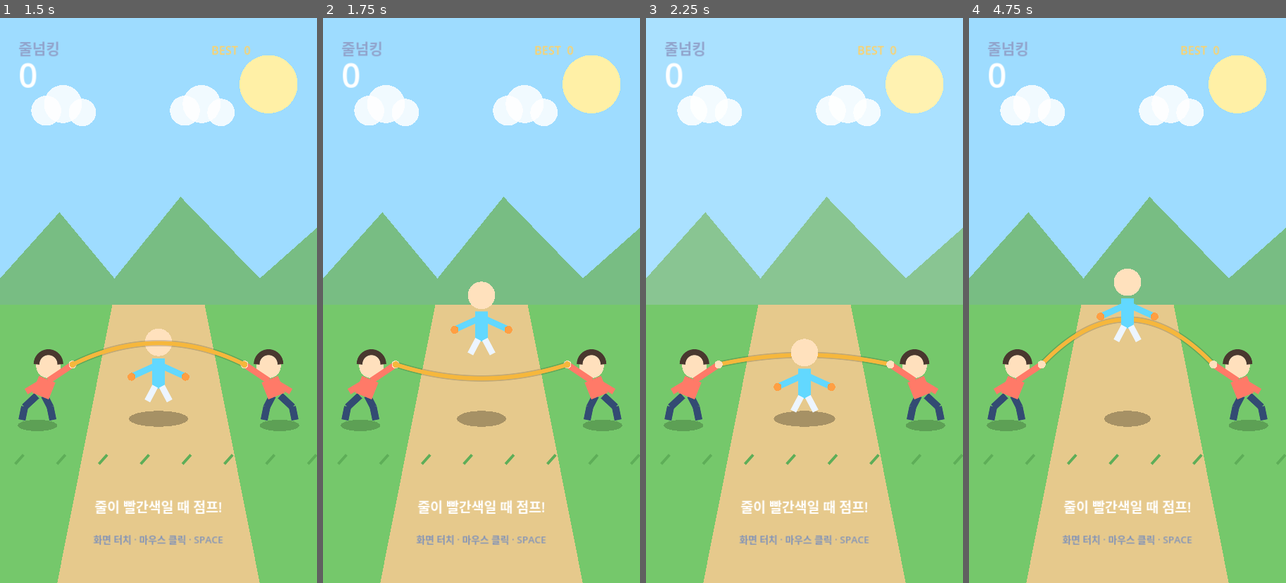
Above: before the commit, frames 1-4 (left to right).
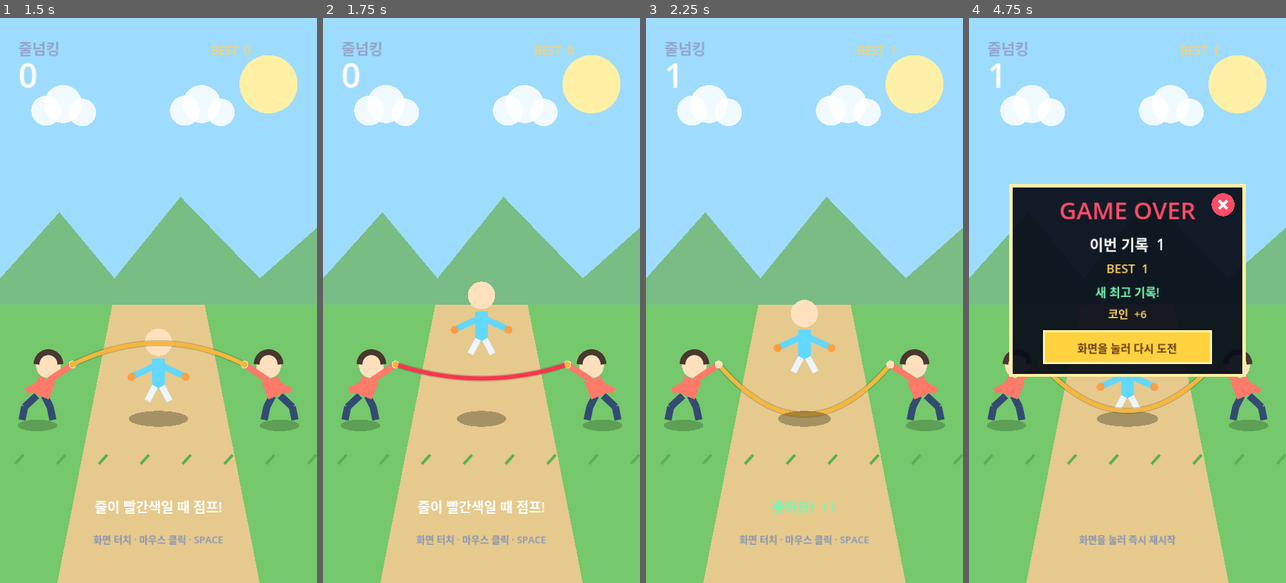
Above: after the commit, the same moments.

Repository: eunchan4490-star/Rope-King
Game: Godot game, scene res://main.tscn
Same seed, same stepped clock (60 frames per second), same inputs: the game is played once before the commit and once after it.
Inputs (mouse positions are in pixels of both pictures, inside the frame that each line leads up to):
- Up to frame 1 (1.5 s): tap Enter at 0.5 s; move the mouse to (228, 272) at 0.52 s; hold Space (jump) 0.53-1.28 s; click (228, 272) at 0.67 s; move the mouse to (95, 328) at 1.27 s; tap Space (jump) at 1.35 s; click (95, 328) at 1.42 s
- Up to frame 2 (1.75 s): tap Space (jump) at 1.52 s
- Up to frame 3 (2.25 s): tap Space (jump) at 1.82 s; move the mouse to (836, 176) at 2.02 s; hold Space (jump) from 2.03 s (still down); click (836, 176) at 2.17 s
- Up to frame 4 (4.75 s): move the mouse to (1111, 413) at 2.77 s; release Space (jump) at 2.78 s; tap Space (jump) at 2.85, 3.02, 3.32, 4.35, 4.52 s; click (1111, 413) at 2.92 s; move the mouse to (1222, 385) at 3.52 s; hold Space (jump) 3.53-4.28 s; click (1222, 385) at 3.67 s; move the mouse to (1032, 215) at 4.27 s; click (1032, 215) at 4.42 s

Frame 1 is identical in both runs. In frame 2, 0.4% of the frame differs, in the area x 23-77%, y 61-65%; in frame 3, 3.4%; in frame 4, 27%, in the area x 6-88%, y 4-94%.

Commit message:
fix: show rope contact before game over

Diff:
--- a/scripts/main.gd
+++ b/scripts/main.gd
@@ -1,6 +1,6 @@
 extends Node2D
 
-enum GameState { TITLE, PLAYING, GAME_OVER }
+enum GameState { TITLE, PLAYING, HIT, GAME_OVER }
 
 const DESIGN_SIZE := Vector2(720.0, 1280.0)
 const PLAYER_X := 360.0
@@ -9,13 +9,15 @@
 const LEFT_HAND := Vector2(165.0, 785.0)
 const RIGHT_HAND := Vector2(555.0, 785.0)
 const ROPE_SWING_RADIUS := 115.0
-const ROPE_CROSSING_ANGLE := 1.38
+const ROPE_CROSSING_ANGLE := 1.15
+const HIT_REVEAL_SECONDS := 0.42
 const DEFAULT_PLAYER_SPRITE_PATH := "res://assets/player/player.png"
 const DEFAULT_BALANCE := preload("res://resources/balance/default_balance.tres")
 const START_BUTTON_RECT := Rect2(165.0, 955.0, 390.0, 135.0)
 const CHARACTER_BUTTON_RECT := Rect2(25.0, 1130.0, 210.0, 115.0)
 const UPGRADE_BUTTON_RECT := Rect2(255.0, 1130.0, 210.0, 115.0)
 const SETTINGS_BUTTON_RECT := Rect2(485.0, 1130.0, 210.0, 115.0)
+const GAME_OVER_CLOSE_RECT := Rect2(548.0, 394.0, 58.0, 58.0)
 
 @export_group("Player Sprite")
 @export var player_sprite: Texture2D
@@ -49,6 +51,7 @@
 var run_coins_earned := 0
 var total_runs := 0
 var total_success := 0
+var hit_reveal_time := 0.0
 
 
 func _ready() -> void:
@@ -78,6 +81,10 @@
 				accepting_input = true
 		if _angle_crossed(previous_rope_angle, rope_angle, ROPE_CROSSING_ANGLE):
 			_resolve_rope_crossing()
+	elif game_state == GameState.HIT:
+		hit_reveal_time -= delta
+		if hit_reveal_time <= 0.0:
+			game_state = GameState.GAME_OVER
 	if flash_time > 0.0:
 		flash_time -= delta
 	queue_redraw()
@@ -92,6 +99,12 @@
 	elif event is InputEventMouseButton:
 		pointer_position = event.position
 	if pressed:
+		if game_state == GameState.GAME_OVER and pointer_position.x >= 0.0:
+			var game_over_position := _screen_to_design(pointer_position)
+			if GAME_OVER_CLOSE_RECT.has_point(game_over_position):
+				_return_to_main()
+				get_viewport().set_input_as_handled()
+				return
 		if game_state == GameState.TITLE and pointer_position.x >= 0.0:
 			var design_position := _screen_to_design(pointer_position)
 			if CHARACTER_BUTTON_RECT.has_point(design_position):
@@ -118,6 +131,8 @@
 
 
 func attempt_jump() -> void:
+	if game_state == GameState.HIT:
+		return
 	if game_state != GameState.PLAYING:
 		_start_game()
 		return
@@ -131,7 +146,7 @@
 
 func _resolve_rope_crossing() -> void:
 	# Success is decided when the visible rope actually reaches the player's feet.
-	if jump_started_in_cue and is_jumping and jump_height <= -balance.required_jump_height:
+	if is_jumping and jump_height <= -balance.required_jump_height:
 		score += 1
 		if score > best_score:
 			best_score = score
@@ -145,9 +160,12 @@
 		jump_started_in_cue = false
 		feedback.play_success(score)
 	else:
-		game_state = GameState.GAME_OVER
-		accepting_input = true
-		message = "줄에 걸렸어요!"
+		# Freeze at the visible contact point before revealing the result panel.
+		rope_angle = ROPE_CROSSING_ANGLE
+		game_state = GameState.HIT
+		hit_reveal_time = HIT_REVEAL_SECONDS
+		accepting_input = false
+		message = "앗! 줄에 걸렸어요!"
 		message_color = Color("ff7892")
 		flash_time = 0.5
 		run_coins_earned = score + (5 if new_best_this_run else 0)
@@ -161,6 +179,7 @@
 	run_start_best = best_score
 	new_best_this_run = false
 	run_coins_earned = 0
+	hit_reveal_time = 0.0
 	score = 0
 	rope_angle = PI
 	rope_speed = balance.base_rope_speed
@@ -175,6 +194,24 @@
 	message = "줄이 빨간색일 때 점프!"
 	message_color = Color.WHITE
 	feedback.play_start()
+
+
+func _return_to_main() -> void:
+	game_state = GameState.TITLE
+	score = 0
+	rope_angle = PI
+	rope_speed = balance.base_rope_speed
+	jump_height = 0.0
+	jump_velocity = 0.0
+	is_jumping = false
+	jump_started_in_cue = false
+	accepting_input = true
+	challenge_pattern = 0
+	hit_reveal_time = 0.0
+	menu_notice = ""
+	message = "화면을 눌러 시작"
+	message_color = Color.WHITE
+	queue_redraw()
 
 
 func _load_saved_progress() -> void:
@@ -226,6 +263,8 @@
 	# Draw the front half last so it visibly passes in front of the player.
 	if not _rope_is_behind():
 		_draw_rope()
+	if game_state == GameState.HIT:
+		_draw_hit_feedback()
 	_draw_hud()
 
 
@@ -269,6 +308,13 @@
 	draw_polyline(points, rope_color, 8.0, true)
 	draw_circle(LEFT_HAND, 7.0, Color("f6b73c"))
 	draw_circle(RIGHT_HAND, 7.0, Color("f6b73c"))
+
+
+func _draw_hit_feedback() -> void:
+	var contact := Vector2(PLAYER_X, PLAYER_GROUND_Y - 3.0)
+	draw_circle(contact, 24.0, Color(1.0, 0.18, 0.28, 0.34))
+	for direction in [Vector2(-1.0, -1.0), Vector2(1.0, -1.0), Vector2(-1.0, 0.35), Vector2(1.0, 0.35)]:
+		draw_line(contact + direction * 12.0, contact + direction * 35.0, Color("ff334f"), 6.0, true)
 
 
 func _rope_is_behind() -> bool:
@@ -402,6 +448,9 @@
 	var panel := Rect2(95.0, 380.0, 530.0, 430.0)
 	draw_rect(panel, Color(0.035, 0.055, 0.10, 0.94), true)
 	draw_rect(panel, Color("fff0a6"), false, 7.0)
+	draw_circle(GAME_OVER_CLOSE_RECT.get_center(), 26.0, Color("ff4d67"))
+	draw_line(GAME_OVER_CLOSE_RECT.get_center() + Vector2(-9.0, -9.0), GAME_OVER_CLOSE_RECT.get_center() + Vector2(9.0, 9.0), Color.WHITE, 5.0, true)
+	draw_line(GAME_OVER_CLOSE_RECT.get_center() + Vector2(9.0, -9.0), GAME_OVER_CLOSE_RECT.get_center() + Vector2(-9.0, 9.0), Color.WHITE, 5.0, true)
 	draw_string(font, Vector2(panel.position.x, panel.position.y + 76.0), "GAME OVER", HORIZONTAL_ALIGNMENT_CENTER, panel.size.x, 54, Color("ff4d67"))
 	draw_string(font, Vector2(panel.position.x, panel.position.y + 146.0), "이번 기록  %d" % score, HORIZONTAL_ALIGNMENT_CENTER, panel.size.x, 34, Color.WHITE)
 	draw_string(font, Vector2(panel.position.x, panel.position.y + 198.0), "BEST  %d" % best_score, HORIZONTAL_ALIGNMENT_CENTER, panel.size.x, 28, Color("ffd166"))
--- a/tests/rope_logic_test.gd
+++ b/tests/rope_logic_test.gd
@@ -2,7 +2,7 @@
 
 const MAIN_SCENE := preload("res://main.tscn")
 const BALANCE := preload("res://resources/balance/default_balance.tres")
-const TARGET_ANGLE := 1.38
+const TARGET_ANGLE := 1.15
 
 var failures: Array[String] = []
 
@@ -13,7 +13,9 @@
 	_test_speed_curve(game)
 	_test_high_speed_crossings(game)
 	_test_red_cue_matches_timing(game)
+	_test_physical_clearance_wins(game)
 	_test_save_round_trip()
+	_test_return_to_main(game)
 	game.free()
 	if failures.is_empty():
 		print("ROPE LOGIC TESTS PASSED")
@@ -61,6 +63,21 @@
 			_expect(game._is_jump_cue() == expected, "red cue mismatch at score %d, sample %d" % [score, sample])
 
 
+func _test_physical_clearance_wins(game: Node) -> void:
+	if game.feedback == null:
+		game.feedback = RopeFeedbackManager.new()
+		game.add_child(game.feedback)
+	game.game_state = 1
+	game.score = 0
+	game.rope_speed = BALANCE.base_rope_speed
+	game.is_jumping = true
+	game.jump_height = -BALANCE.required_jump_height - 1.0
+	game.jump_started_in_cue = false
+	game._resolve_rope_crossing()
+	_expect(int(game.score) == 1, "a visibly cleared rope was incorrectly treated as a hit")
+	_expect(int(game.game_state) == 1, "physical clearance incorrectly ended the run")
+
+
 func _test_save_round_trip() -> void:
 	var test_path := "user://rope_king_automated_test.json"
 	if FileAccess.file_exists(test_path):
@@ -79,6 +96,16 @@
 	manager.free()
 
 
+func _test_return_to_main(game: Node) -> void:
+	game.game_state = 3
+	game.score = 17
+	game.is_jumping = true
+	game._return_to_main()
+	_expect(int(game.game_state) == 0, "close button did not return to title state")
+	_expect(int(game.score) == 0, "return to title did not clear current score")
+	_expect(not bool(game.is_jumping), "return to title kept the player jumping")
+
+
 func _expect(condition: bool, message: String) -> void:
 	if not condition:
 		failures.append(message)
